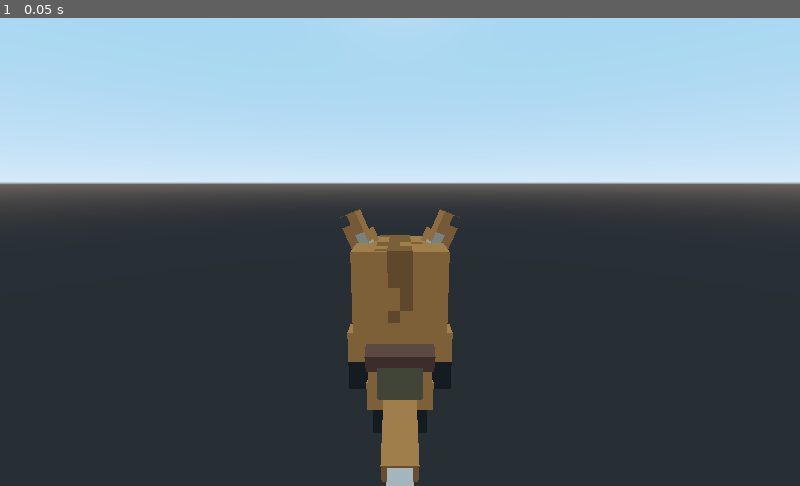
Above: before the commit, frame 1.
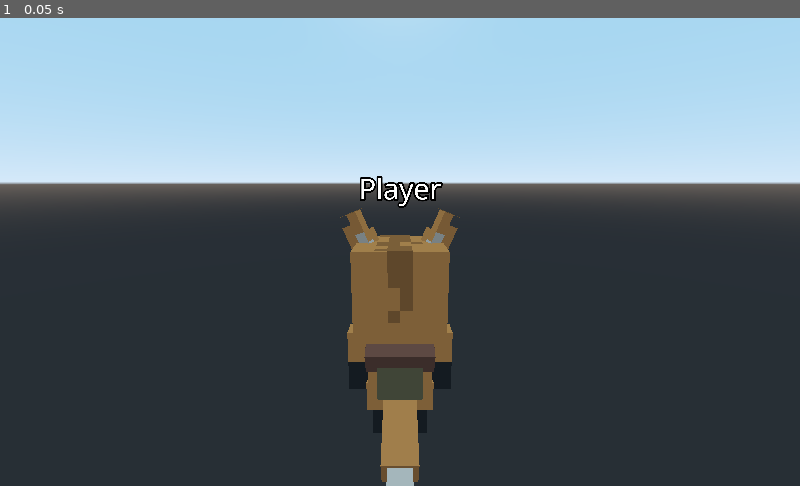
Above: after the commit, the same moment.

Repository: affirVega/IslandFighter
Game: Godot game, scene res://Assets/Library/player_skins_lib/Mine_player_skins.tscn
Same seed, same stepped clock (60 frames per second), same inputs: the game is played once before the commit and once after it. This scene is started directly instead of the project's main scene.
Inputs:
- Up to frame 1 (0.05 s): no input

The runs differ from the first frame. In frame 1, 0.4% of the frame differs, in the area x 45-56%, y 33-41%.

Commit message:
Ники игроков над игроками

Diff:
--- a/Assets/Library/player_skins_lib/Mine_player_skins.tscn
+++ b/Assets/Library/player_skins_lib/Mine_player_skins.tscn
@@ -12,6 +12,14 @@
 
 [sub_resource type="BoxShape" id=2]
 extents = Vector3( 0.317474, 0.622839, 0.254638 )
+
+[sub_resource type="DynamicFontData" id=3]
+font_path = "res://Fonts/OpenSans-VariableFont_wdth,wght.ttf"
+
+[sub_resource type="DynamicFont" id=4]
+size = 160
+outline_size = 10
+font_data = SubResource( 3 )
 
 [node name="Spatial" type="KinematicBody" groups=["Player"]]
 script = ExtResource( 6 )
@@ -41,6 +49,13 @@
 shape = SubResource( 2 )
 disabled = true
 
+[node name="Nametag" type="Label3D" parent="."]
+transform = Transform( 1, 0, 0, 0, 1, 0, 0, 0, 1, 0, 1.52915, 0 )
+pixel_size = 0.001
+billboard = 1
+text = "Player"
+font = SubResource( 4 )
+
 [node name="Camera" type="Camera" parent="."]
 transform = Transform( 1, 0, 0, 0, 0.977849, 0.209311, 0, -0.209311, 0.977849, 0, 1.55712, 1.8295 )
 fov = 71.9877
--- a/Scenes/Menu.tscn
+++ b/Scenes/Menu.tscn
@@ -106,6 +106,7 @@
 margin_right = 320.0
 margin_bottom = -96.0
 
+[connection signal="text_changed" from="UserName" to="." method="_on_UserName_text_changed"]
 [connection signal="pressed" from="ButtonConnect" to="." method="_on_ButtonConnect_pressed"]
 [connection signal="pressed" from="ButtonHost" to="." method="_on_ButtonHost_pressed"]
 [connection signal="item_selected" from="select_skin" to="." method="_on_select_skin_item_selected"]
--- a/Scripts/Menu.gd
+++ b/Scripts/Menu.gd
@@ -98,3 +98,7 @@
 
 func _on_select_skin_item_selected(index):
 	Singleton.current_skin = index
+
+
+func _on_UserName_text_changed(new_text):
+	Singleton.nickname = new_text
--- a/Scripts/Player.gd
+++ b/Scripts/Player.gd
@@ -27,6 +27,11 @@
 	if is_network_master():
 		set_skin(Singleton.current_skin)
 		rpc('set_skin', Singleton.current_skin)
+		set_nickname(Singleton.nickname)
+		rpc('set_nickname', Singleton.nickname)
+
+remote func set_nickname(new_name: String):
+	$Nametag.text = new_name
 
 remote func set_skin(index: int):
 	for skin in SKIN_OBJECTS.values():
--- a/Scripts/singleton.gd
+++ b/Scripts/singleton.gd
@@ -1,10 +1,13 @@
 extends Node
 
 # id другого игрока
-var user_id = -1
+var user_id: int = -1
 
 # id скина на этом клиенте
-var current_skin = 0
+var current_skin: int = 0
 
 # текущий уровень (может быть null)
-var current_level = null
+var current_level: Node = null
+
+# Ник игрока
+var nickname: String = "Player"
Not shown: 1 places in Assets/Library/player_skins_lib/Mine_player_skins.tscn that only renumber resources
